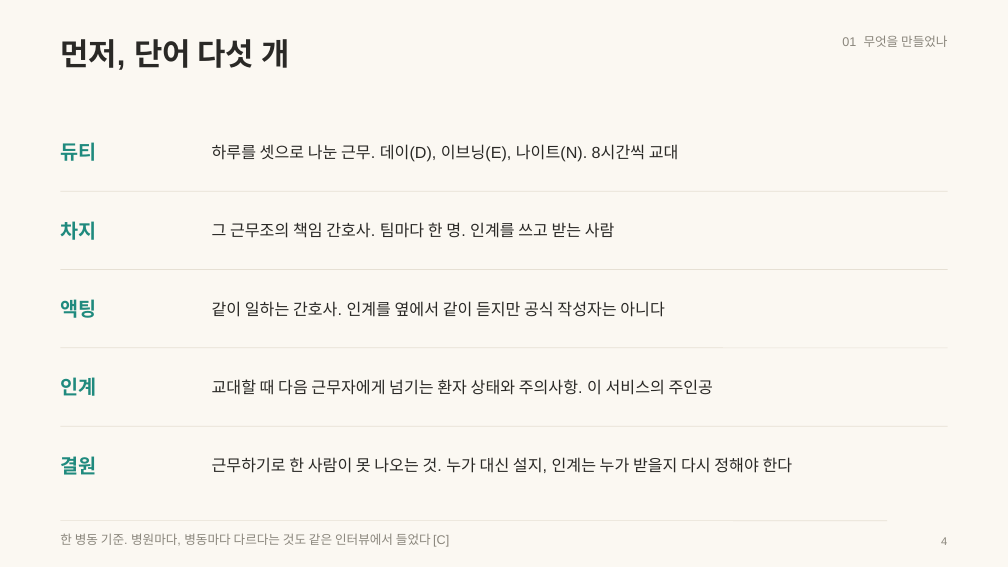
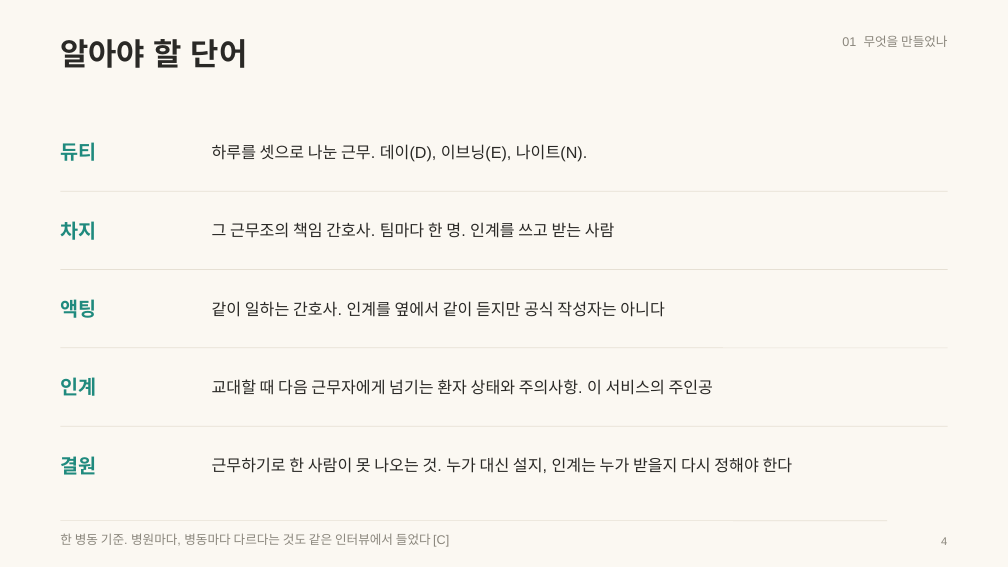
Before and after one commit to wodnjs2020136144/skala-webservice-mini, a slide deck: slide 4 of deliverables/10반_황재원_너와나의인계고리-개요.pptx. Drawn at 1008x567 pixels with LibreOffice and Linux fonts; fonts in the diff are those of the drawing. Boxes give left, top, right and bottom in pixels: in the first picture for what was removed or moved away, otherwise in the second. Text is boxed around its words. In the diff, an @@ line names an element or a change of style, - is before the commit and + after.

```diff
--- a/deliverables/10반_황재원_너와나의인계고리-개요.pptx
+++ b/deliverables/10반_황재원_너와나의인계고리-개요.pptx
@@ text at bbox=[60, 39, 248, 68]: text changed @@
-먼저, 단어 다섯 개
+알아야 할 단어
@@ text at bbox=[212, 144, 587, 162]: text changed @@
-하루를 셋으로 나눈 근무. 데이(D), 이브닝(E), 나이트(N). 8시간씩 교대
+하루를 셋으로 나눈 근무. 데이(D), 이브닝(E), 나이트(N).
```
Also in this commit, not shown: 17 other slides changed.
